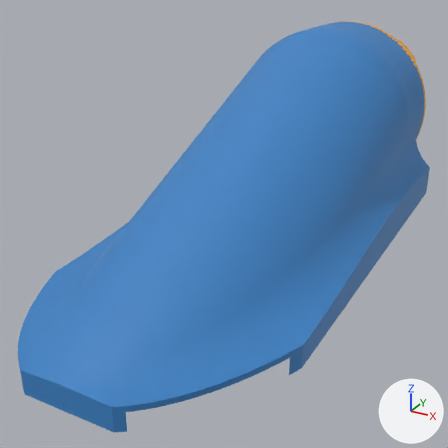
The glTF model assets/models/cooling-fan-duct.glb, before and after one commit.
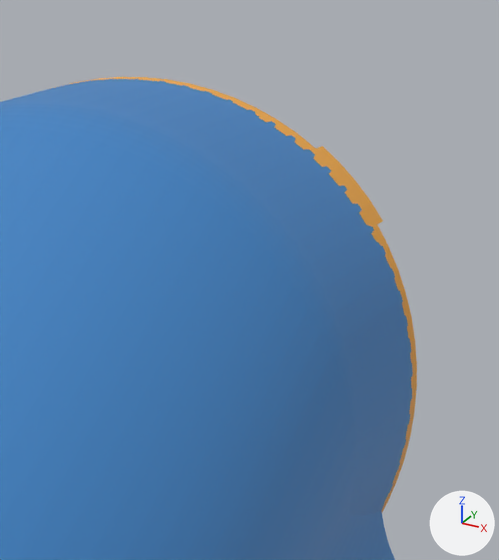
Old and new are each drawn whole from a 50 mm lens placed at (0.156, -0.316, 0.163), pointed at (-0.008, -0.018, 0.014) and again close up on the part from 70% to 100% of the width and 0% to 34% of the height. Arrows for +X, +Y and +Z are at lower right; the lights stay in place. The last two pictures show the newer version. Where no turn or scale is listed for an object, it has been applied to the vertices. Vertices at exactly the same position are counted once.

Objects in the first close-up: 'cooling-fan-duct'.
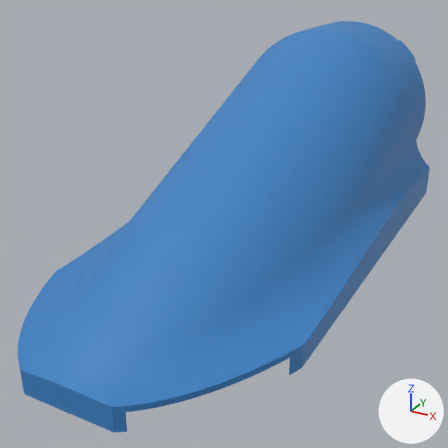
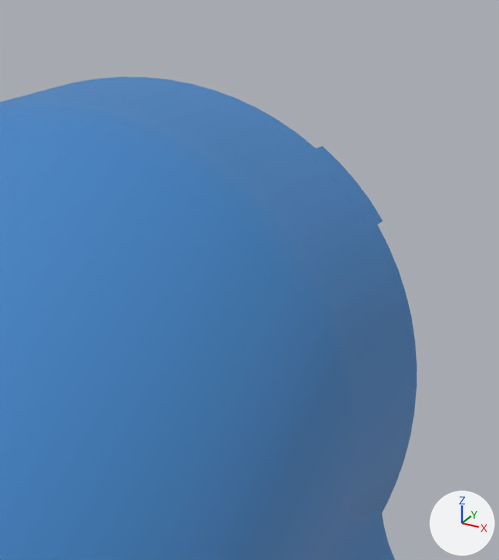
Changed parts and their boxes (x1, y1, x2, y2) in the close-ups (499 x 560 px):
part 1 of me_cooling_fan_duct, recoloured: (54, 77, 417, 512) in both

What changed in the scene script:
```text
Change me_cooling_fan_duct:
    where me_cooling_fan_duct.from_pydata(...)  # 5060 vertices, 10136 faces; spans x -0.074..0.074, y -0.172..0.172, z -0.064..0.064
    used by ob_cooling_fan_duct; location = (0.0, 0.0044, 0.0498)
    me_cooling_fan_duct part 1: all 3302 faces that had it switch from mat_body_3 (orange #f2a93b) to mat_body_1 (blue #3b82c4)
```
